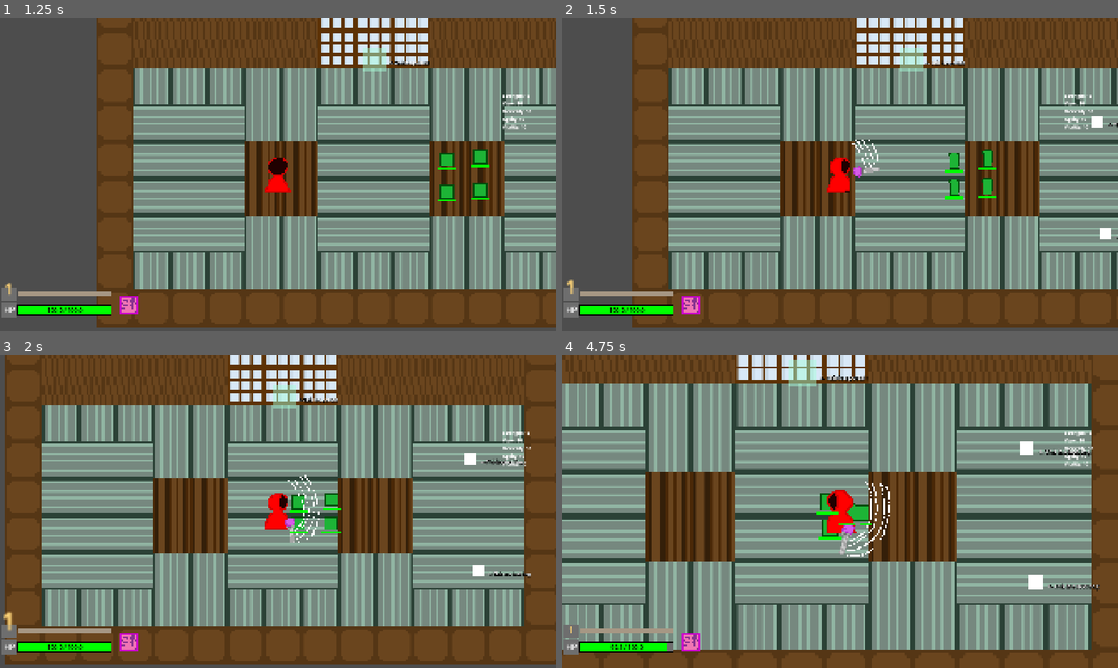
Above: before the commit, frames 1-4 (two rows, left to right).
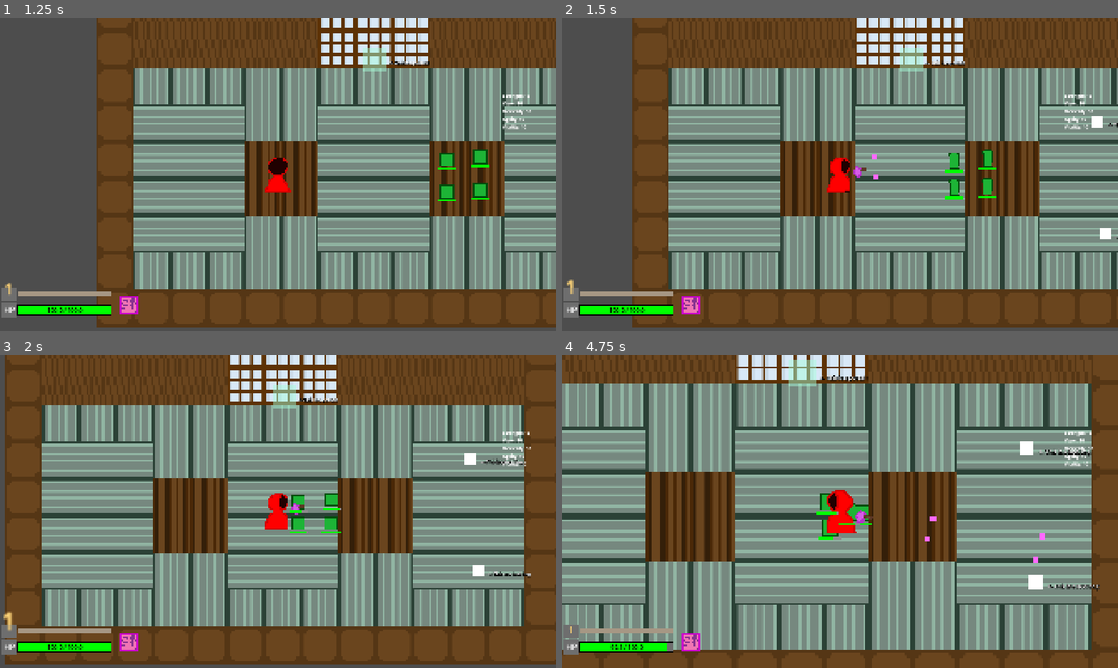
Above: after the commit, the same moments.

Repository: viggogoeth/NotMG
Game: Godot game, scene res://menus/main_menu.tscn
Same seed, same stepped clock (60 frames per second), same inputs: the game is played once before the commit and once after it.
Inputs (mouse positions are in pixels of both pictures, inside the frame that each line leads up to):
- Up to frame 1 (1.25 s): click "New Game" at 0.5 s
- Up to frame 2 (1.5 s): tap Enter at 1.25 s; move the mouse to (962, 158) at 1.27 s; press the mouse at (962, 158) at 1.28 s; hold D (move_right) from 1.28 s (still down)
- Up to frame 3 (2 s): keep holding D (move_right)
- Up to frame 4 (4.75 s): release D (move_right) at 2 s; release the mouse at (962, 495) at 2 s; drag from (728, 527) to (856, 502) at 2.02 s; move the mouse to (895, 442) at 2.77 s; hold D (move_right) 2.78-3.5 s; hold E (interact) 2.78-3.5 s; click (895, 442) at 3.05 s; drag from (812, 574) to (739, 511) at 3.52 s; move the mouse to (1006, 558) at 4.27 s; press the mouse at (1006, 558) at 4.28 s; hold A (move_left) from 4.28 s (still down); tap - (zoom_in) at 4.35 s

Frame 1 is identical in both runs. In frame 2, 0.2% of the frame differs, in the area x 52-58%, y 38-52%; in frame 3, 0.3%; in frame 4, 0.5%, in the area x 48-87%, y 40-67%.

Commit message:
Changed weapons to a double accept pattern on attacking

Diff:
--- a/drop_tables.gd
+++ b/drop_tables.gd
@@ -2,10 +2,11 @@
 
 var drop_tables = {
 	"slime_1": {
-		"wand": 0.30
+		"wood_wand": 0.3,
+		"copper_sword": 0.3,
 	},
 	"slime_boss": {
-		"staff_of_doom": 1.0
+		"staff": 1.0
 	}
 }
 
--- a/entities/characters/player.gd
+++ b/entities/characters/player.gd
@@ -65,17 +65,11 @@
 		var attack_cooldown = equipped_weapon.item_in_slot.base_attack_rate / ((stats.dexterity + 100.0) / 110.0)
 		$AttackTimer.wait_time = attack_cooldown
 		$AttackTimer.start()
-		_attack()
 		$MageHandSprite.play()
 		$MageHandSprite.show()
 		var weapon: WeaponData = equipped_weapon.item_in_slot
+		weapon.attack(self)
 		$MageHandSprite.speed_scale = 0.5 / attack_cooldown
-
-	if Input.is_action_just_released("main_attack"):
-		# TODO: stop animation only after the full animation played
-		$MageHandSprite.stop()
-		#await get_tree().create_timer(0.6).timeout # let magehand stay for a second
-		$MageHandSprite.hide()
 
 	if Input.is_action_just_pressed("dodge") and not dodging and can_dodge:
 		_dodge()
@@ -91,33 +85,6 @@
 	$DodgeCooldown.start()
 	$Hud.dodge_used()
 	$AnimatedSprite2D.modulate = Color(1.207, 0.212, 1.154, 1.0) # TODO: fix when sprite is changed
-
-func _attack() -> void:
-	var weapon = equipped_weapon.item_in_slot
-	if weapon.type == "sword":
-		_sword_attack()
-		return
-
-	var invert_projectile = false
-	for num_projectiles in weapon.projectiles_count:
-		var projectile = projectile_scene.instantiate()
-		projectile.damage = weapon.base_damage * (0.1 * stats.strength)
-		projectile.max_range = weapon.range * 100
-
-		var attack_direction = (get_global_mouse_position() - global_position).normalized()
-		projectile.direction = attack_direction
-		projectile.global_position = projectile_spawn.global_position
-
-		projectile.set_pattern(weapon.pattern)
-		projectile.inverted = invert_projectile
-		invert_projectile = not invert_projectile
-		get_owner().add_child(projectile)
-
-func _sword_attack() -> void:
-	var enemies_in_sword_range = $SwordHitbox.get_overlapping_bodies()
-	for enemy in enemies_in_sword_range:
-		if enemy.has_method("take_damage"):
-			enemy.take_damage(equipped_weapon.item_in_slot.base_damage)
 
 
 func _handle_animation_direction(velocity: Vector2) -> void:
@@ -194,16 +161,6 @@
 		_level_up()
 
 func update_mage_hand() -> void:
-	# if the direction is calculated based on the mage_hand position
-	#var abs_vec = abs(get_global_mouse_position() - global_position)
-	#$MageHandSprite.flip_v = abs_vec.x < 80 and abs_vec.y < 80
-	#if abs_vec.x < 80 and abs_vec.y < 80:
-	#	if $MageHandSprite.offset.y > 0:
-	#		$MageHandSprite.offset.y = -$MageHandSprite.offset.y
-	#else:
-	#	if $MageHandSprite.offset.y < 0:
-	#			$MageHandSprite.offset.y = -$MageHandSprite.offset.y
-
 	var direction = (get_global_mouse_position() - global_position).normalized()
 	$MageHandSprite.rotation = direction.angle() + PI / 2
 	$MageHandSprite.global_position = global_position + direction * 80
@@ -211,6 +168,11 @@
 	$SwordHitbox.global_position = $MageHandSprite.global_position
 	$SwordHitbox.rotation = $MageHandSprite.rotation
 
+	if direction.x < 0:
+		$MageHandSprite.flip_h = true
+	else:
+		$MageHandSprite.flip_h = false
+
 
 func _on_i_frame_timer_timeout() -> void:
 	can_take_damage = true
@@ -237,3 +199,42 @@
 	dodging = false
 	_overlapping_enemies_damage()
 	$AnimatedSprite2D.modulate = Config.player_color
+
+
+func _on_mage_hand_sprite_animation_finished() -> void:
+	$MageHandSprite.hide()
+
+
+# attacks
+
+func _attack_ranged(weapon: WeaponData, pattern: String, invert_pattern: bool = false) -> void:
+	var projectile = projectile_scene.instantiate()
+	projectile.damage = weapon.base_damage * (0.1 * stats.strength)
+	projectile.max_range = weapon.range * 100
+
+	var attack_direction = (get_global_mouse_position() - global_position).normalized()
+	projectile.direction = attack_direction
+	projectile.global_position = projectile_spawn.global_position
+
+	projectile.set_pattern(pattern)
+	projectile.inverted = invert_pattern
+	get_owner().add_child(projectile)
+
+func attack_staff(staff: StaffData) -> void:
+	print("Attacking with a staff")
+	$MageHandSprite.animation = "attack_up"
+	_attack_ranged(staff, "sine_pattern", false)
+	_attack_ranged(staff, "sine_pattern", true)
+
+func attack_wand(wand: WandData) -> void:
+	print("Attacking with a wand")
+	$MageHandSprite.animation = "attack_up"
+	_attack_ranged(wand, "homing_pattern")
+
+func attack_sword(sword: SwordData) -> void:
+	print("Attacking with a sword")
+	$MageHandSprite.animation = "attack_sword"
+	var enemies_in_sword_range = $SwordHitbox.get_overlapping_bodies()
+	for enemy in enemies_in_sword_range:
+		if enemy.has_method("take_damage"):
+			enemy.take_damage(equipped_weapon.item_in_slot.base_damage)
--- a/entities/characters/player.tscn
+++ b/entities/characters/player.tscn
@@ -2,7 +2,7 @@
 
 [ext_resource type="Script" uid="uid://ct5270d1hep3u" path="res://entities/characters/player.gd" id="1_o21vo"]
 [ext_resource type="Script" uid="uid://dcga17qy0qre6" path="res://entities/characters/player_stats.gd" id="2_8rlf6"]
-[ext_resource type="Resource" uid="uid://b7q66d3lk51ry" path="res://items/concrete_items/weapons/sword.tres" id="3_jq748"]
+[ext_resource type="Resource" uid="uid://c5eh8376wnjnk" path="res://items/concrete_items/weapons/wood_staff.tres" id="3_jq748"]
 [ext_resource type="Script" uid="uid://b7xlakifl5pew" path="res://items/slot_data.gd" id="5_noh6d"]
 [ext_resource type="Script" uid="uid://ds1f0nfr3slp0" path="res://items/inventory_data.gd" id="6_0s3p3"]
 [ext_resource type="Texture2D" uid="uid://cdiv30scc6k1" path="res://sprites/wizard/idle_back.png" id="6_bjbbu"]
@@ -569,9 +569,9 @@
 "duration": 1.0,
 "texture": SubResource("AtlasTexture_qwny2")
 }],
-"loop": true,
+"loop": false,
 "name": &"attack_sword",
-"speed": 20.0
+"speed": 40.0
 }, {
 "frames": [{
 "duration": 1.0,
@@ -592,7 +592,7 @@
 "duration": 1.0,
 "texture": SubResource("AtlasTexture_s521s")
 }],
-"loop": true,
+"loop": false,
 "name": &"attack_up",
 "speed": 12.0
 }]
@@ -630,7 +630,8 @@
 scale = Vector2(3, 3)
 sprite_frames = SubResource("SpriteFrames_y5erd")
 animation = &"attack_sword"
-frame_progress = 0.49444103
+frame = 8
+frame_progress = 1.0
 
 [node name="CollisionShape2D" type="CollisionShape2D" parent="." unique_id=1686537352]
 shape = SubResource("CapsuleShape2D_o21vo")
@@ -682,6 +683,7 @@
 rotation = 1.5707964
 shape = SubResource("CapsuleShape2D_jq748")
 
+[connection signal="animation_finished" from="MageHandSprite" to="." method="_on_mage_hand_sprite_animation_finished"]
 [connection signal="timeout" from="AttackTimer" to="." method="_on_attack_timer_timeout"]
 [connection signal="timeout" from="IFrameTimer" to="." method="_on_i_frame_timer_timeout"]
 [connection signal="timeout" from="DodgeTimer" to="." method="_on_dodge_timer_timeout"]
--- a/entities/projectiles/projectile.gd
+++ b/entities/projectiles/projectile.gd
@@ -18,7 +18,8 @@
 var straight_distance_traveled: float = 0.0
 
 func _ready() -> void:
-	$HomingRadius/CollisionShape2D.disabled = true
+	#$HomingRadius/CollisionShape2D.disabled = true
+	pass
 
 func _physics_process(delta: float) -> void:
 	time_elapsed += delta
@@ -35,7 +36,7 @@
 		$Pattern.set_script(SINE_PATTERN)
 	if pattern == "homing_pattern":
 		$Pattern.set_script(HOMING_PATTERN)
-		$HomingRadius/CollisionShape2D.enabled = true
+		#$HomingRadius/CollisionShape2D.disabled = false
 	if pattern == "straight_pattern":
 		$Pattern.set_script(STRAIGHT_PATTERN)
 
--- a/item_database.gd
+++ b/item_database.gd
@@ -3,7 +3,7 @@
 var items: Dictionary[String, ItemData] = {}
 
 func _ready() -> void:
-	_load_items("res://items/")
+	_load_items("res://items/concrete_items")
 	print("loaded items into ItemDatabase")
 	print(items)
 
--- /dev/null
+++ b/items/concrete_items/weapons/copper_sword.tres
@@ -0,0 +1,14 @@
+[gd_resource type="Resource" script_class="SwordData" format=3 uid="uid://dhayg8klujp56"]
+
+[ext_resource type="Script" uid="uid://dnqcgxvfqi1ds" path="res://items/types/weapons/sword_data.gd" id="1_rxxjb"]
+[ext_resource type="Texture2D" uid="uid://by8y7i4rvkksp" path="res://sprites/wizard/wizard_idle_side/wizard_idle_side2.png" id="2_4kmhm"]
+
+[resource]
+script = ExtResource("1_rxxjb")
+base_damage = 30.0
+base_attack_rate = 0.4
+range = 4.0
+item_id = "copper_sword"
+item_name = "Copper Sword"
+texture = ExtResource("2_4kmhm")
+metadata/_custom_type_script = "uid://dnqcgxvfqi1ds"
--- a/items/concrete_items/weapons/staff.tres
+++ /dev/null
@@ -1,17 +0,0 @@
-[gd_resource type="Resource" script_class="WeaponData" format=3 uid="uid://bkyv2bter0ugc"]
-
-[ext_resource type="Script" uid="uid://8wgunjpyurfa" path="res://items/weapon_data.gd" id="1_4051s"]
-[ext_resource type="Texture2D" uid="uid://cj74f3wctghpf" path="res://sprites/items/staff.png" id="2_vbwvr"]
-
-[resource]
-script = ExtResource("1_4051s")
-base_damage = 25.0
-base_attack_rate = 0.25
-projectiles_count = 2
-range = 8.0
-pattern = "sine_pattern"
-type = "staff"
-item_id = "staff"
-item_name = "Staff"
-texture = ExtResource("2_vbwvr")
-metadata/_custom_type_script = "uid://8wgunjpyurfa"
--- a/items/concrete_items/weapons/staff_of_doom.tres
+++ /dev/null
@@ -1,18 +0,0 @@
-[gd_resource type="Resource" script_class="WeaponData" format=3 uid="uid://bts4iomg62u2b"]
-
-[ext_resource type="Script" uid="uid://8wgunjpyurfa" path="res://items/weapon_data.gd" id="1_5hpyr"]
-[ext_resource type="Texture2D" uid="uid://cj74f3wctghpf" path="res://sprites/items/staff.png" id="2_dw4hk"]
-
-[resource]
-script = ExtResource("1_5hpyr")
-base_damage = 50.0
-base_attack_rate = 0.05
-projectiles_count = 2
-range = 20.0
-pattern = "sine_pattern"
-type = "staff"
-item_id = "staff_of_doom"
-item_name = "Staff of Doom"
-rarity = 5
-texture = ExtResource("2_dw4hk")
-metadata/_custom_type_script = "uid://8wgunjpyurfa"
--- a/items/concrete_items/weapons/sword.tres
+++ /dev/null
@@ -1,10 +0,0 @@
-[gd_resource type="Resource" script_class="WeaponData" format=3 uid="uid://b7q66d3lk51ry"]
-
-[ext_resource type="Script" uid="uid://8wgunjpyurfa" path="res://items/weapon_data.gd" id="1_olgsc"]
-
-[resource]
-script = ExtResource("1_olgsc")
-base_damage = 30.0
-base_attack_rate = 0.4
-type = "sword"
-metadata/_custom_type_script = "uid://8wgunjpyurfa"
--- a/items/concrete_items/weapons/wand.tres
+++ /dev/null
@@ -1,18 +0,0 @@
-[gd_resource type="Resource" script_class="WeaponData" format=3 uid="uid://ch0t2hr7uusqq"]
-
-[ext_resource type="Script" uid="uid://8wgunjpyurfa" path="res://items/weapon_data.gd" id="1_gfarn"]
-[ext_resource type="Texture2D" uid="uid://dkiw0pside6cw" path="res://sprites/items/wand.png" id="2_qiac2"]
-
-[resource]
-script = ExtResource("1_gfarn")
-base_damage = 25.0
-base_attack_rate = 0.1
-projectiles_count = 1
-range = 10.0
-pattern = "homing_pattern"
-type = "staff"
-item_id = "wand"
-item_name = "Wand"
-rarity = 3
-texture = ExtResource("2_qiac2")
-metadata/_custom_type_script = "uid://8wgunjpyurfa"
--- /dev/null
+++ b/items/concrete_items/weapons/wood_staff.tres
@@ -0,0 +1,14 @@
+[gd_resource type="Resource" script_class="StaffData" format=3 uid="uid://c5eh8376wnjnk"]
+
+[ext_resource type="Script" uid="uid://d2p6plbmjhe5p" path="res://items/types/weapons/staff_data.gd" id="1_ymnvl"]
+[ext_resource type="Texture2D" uid="uid://cj74f3wctghpf" path="res://sprites/items/staff.png" id="2_m8v36"]
+
+[resource]
+script = ExtResource("1_ymnvl")
+base_damage = 10.0
+base_attack_rate = 0.25
+range = 8.25
+item_id = "wood_staff"
+item_name = "Wood Staff"
+texture = ExtResource("2_m8v36")
+metadata/_custom_type_script = "uid://d2p6plbmjhe5p"
--- /dev/null
+++ b/items/concrete_items/weapons/wood_wand.tres
@@ -0,0 +1,15 @@
+[gd_resource type="Resource" script_class="WandData" format=3 uid="uid://b7f4ca5y6qn4e"]
+
+[ext_resource type="Script" uid="uid://dlwfy6gs7myl7" path="res://items/types/weapons/wand_data.gd" id="1_bcghn"]
+[ext_resource type="Texture2D" uid="uid://dkiw0pside6cw" path="res://sprites/items/wand.png" id="2_fm14s"]
+
+[resource]
+script = ExtResource("1_bcghn")
+base_damage = 15.0
+base_attack_rate = 0.2
+range = 11.0
+item_id = "wood_wand"
+item_name = "Wood Wand"
+rarity = 1
+texture = ExtResource("2_fm14s")
+metadata/_custom_type_script = "uid://dlwfy6gs7myl7"
--- /dev/null
+++ b/items/types/weapons/staff_data.gd
@@ -0,0 +1,10 @@
+class_name StaffData extends WeaponData
+
+const PROJECTILES: int = 2
+const pattern = "sine_pattern"
+
+func attack(attacking_player: Player) -> void:
+	attacking_player.attack_staff(self)
+
+func get_stats_text() -> String:
+	return "Damage: %.1f\nFire Rate: %.2f\nProjectiles: %d\nRange: %1.f" % [base_damage, base_attack_rate, PROJECTILES, range]
--- /dev/null
+++ b/items/types/weapons/sword_data.gd
@@ -0,0 +1,7 @@
+class_name SwordData extends WeaponData
+
+func attack(attacking_player: Player) -> void:
+	attacking_player.attack_sword(self)
+
+func get_stats_text() -> String:
+	return "Damage: %.1f\nFire Rate: %.2f\nRange: %1.f" % [base_damage, base_attack_rate, range]
--- /dev/null
+++ b/items/types/weapons/wand_data.gd
@@ -0,0 +1,9 @@
+class_name WandData extends WeaponData
+
+const PROJECTILES: int = 1
+
+func attack(attacking_player: Player) -> void:
+	attacking_player.attack_wand(self)
+
+func get_stats_text() -> String:
+	return "Damage: %.1f\nFire Rate: %.2f\nProjectiles: %d\nRange: %1.f" % [base_damage, base_attack_rate, PROJECTILES, range]
--- a/items/weapon_data.gd
+++ b/items/weapon_data.gd
@@ -2,10 +2,10 @@
 
 @export var base_damage: float
 @export var base_attack_rate: float
-@export var projectiles_count: int
 @export var range: float
-@export var pattern: String
-@export var type: String
 
 func get_stats_text() -> String:
-	return "Damage: %.1f\nFire Rate: %.2f\nProjectiles: %d\nRange: %1.f" % [base_damage, base_attack_rate, projectiles_count, range]
+	return ""
+
+func attack(attacking_player: Player) -> void:
+	print("'attack' not implemented for base class 'WeaponData'")
--- a/maps/base_map.gd
+++ b/maps/base_map.gd
@@ -23,10 +23,6 @@
 	_load_data()
 
 
-# Called every frame. 'delta' is the elapsed time since the previous frame.
-func _process(delta: float) -> void:
-	pass
-
 func _load_data() -> void:
 	var data = ResourceLoader.load("user://save_data.tres") as SaveData
 
--- a/maps/dojo_map.tscn
+++ b/maps/dojo_map.tscn
@@ -9,9 +9,8 @@
 [ext_resource type="PackedScene" uid="uid://dpbwv6xj5rys6" path="res://entities/loot_bag.tscn" id="8_dcwwk"]
 [ext_resource type="Script" uid="uid://b7xlakifl5pew" path="res://items/slot_data.gd" id="9_r2yfa"]
 [ext_resource type="PackedScene" uid="uid://cmi0lerhhabpo" path="res://hud.tscn" id="9_sw2mr"]
-[ext_resource type="Resource" uid="uid://bts4iomg62u2b" path="res://items/concrete_items/weapons/staff_of_doom.tres" id="10_fufcu"]
-[ext_resource type="Resource" uid="uid://ch0t2hr7uusqq" path="res://items/concrete_items/weapons/wand.tres" id="11_fufcu"]
-[ext_resource type="Resource" uid="uid://bkyv2bter0ugc" path="res://items/concrete_items/weapons/staff.tres" id="12_0nnwn"]
+[ext_resource type="Resource" uid="uid://b7f4ca5y6qn4e" path="res://items/concrete_items/weapons/wood_wand.tres" id="10_r2yfa"]
+[ext_resource type="Resource" uid="uid://dhayg8klujp56" path="res://items/concrete_items/weapons/copper_sword.tres" id="11_fufcu"]
 
 [sub_resource type="TileSetAtlasSource" id="TileSetAtlasSource_c8ogg"]
 texture = ExtResource("1_o2efn")
@@ -57,17 +56,12 @@
 
 [sub_resource type="Resource" id="Resource_fufcu"]
 script = ExtResource("9_r2yfa")
-item_in_slot = ExtResource("11_fufcu")
+item_in_slot = ExtResource("10_r2yfa")
 metadata/_custom_type_script = "uid://b7xlakifl5pew"
 
 [sub_resource type="Resource" id="Resource_0nnwn"]
 script = ExtResource("9_r2yfa")
-item_in_slot = ExtResource("12_0nnwn")
-metadata/_custom_type_script = "uid://b7xlakifl5pew"
-
-[sub_resource type="Resource" id="Resource_gil6c"]
-script = ExtResource("9_r2yfa")
-item_in_slot = ExtResource("10_fufcu")
+item_in_slot = ExtResource("11_fufcu")
 metadata/_custom_type_script = "uid://b7xlakifl5pew"
 
 [node name="DojoMap" type="Node" unique_id=1849988854 groups=["persistent"]]
@@ -109,8 +103,8 @@
 
 [node name="LootBag" parent="." unique_id=933105766 instance=ExtResource("8_dcwwk")]
 position = Vector2(1608, 443)
-slots_in_bag = Array[ExtResource("9_r2yfa")]([SubResource("Resource_fufcu"), SubResource("Resource_0nnwn"), null, null, null, null, null, null, null, null, null, null, null, null, null, null, null, null, null, null, null, null, null, null, null])
+slots_in_bag = Array[ExtResource("9_r2yfa")]([SubResource("Resource_fufcu"), null, null, null, null, null, null, null, null, null, null, null, null, null, null, null, null, null, null, null, null, null, null, null, null])
 
 [node name="LootBag2" parent="." unique_id=1226001785 instance=ExtResource("8_dcwwk")]
 position = Vector2(1633, 830)
-slots_in_bag = Array[ExtResource("9_r2yfa")]([SubResource("Resource_gil6c"), null, null, null, null, null, null, null, null, null, null, null, null, null, null, null, null, null, null, null, null, null, null, null, null])
+slots_in_bag = Array[ExtResource("9_r2yfa")]([SubResource("Resource_0nnwn"), null, null, null, null, null, null, null, null, null, null, null, null, null, null, null, null, null, null, null, null, null, null, null, null])
--- a/menus/inventory_menu.tscn
+++ b/menus/inventory_menu.tscn
@@ -2,12 +2,14 @@
 
 [ext_resource type="Script" uid="uid://mp0cglnq0q01" path="res://menus/inventory_menu.gd" id="1_0fdhb"]
 [ext_resource type="PackedScene" uid="uid://c4inr5avwh4ge" path="res://items/item.tscn" id="2_rfwhd"]
-[ext_resource type="Resource" uid="uid://bkyv2bter0ugc" path="res://items/concrete_items/weapons/staff.tres" id="3_w616q"]
 [ext_resource type="Script" uid="uid://b7xlakifl5pew" path="res://items/slot_data.gd" id="4_dfwsl"]
+
+[sub_resource type="Resource" id="Resource_rfwhd"]
+metadata/__load_path__ = "res://items/concrete_items/weapons/staff.tres"
 
 [sub_resource type="Resource" id="Resource_e0cb0"]
 script = ExtResource("4_dfwsl")
-item_in_slot = ExtResource("3_w616q")
+item_in_slot = SubResource("Resource_rfwhd")
 metadata/_custom_type_script = "uid://b7xlakifl5pew"
 
 [node name="InventoryMenu" type="CanvasLayer" unique_id=335479412 groups=["menu"]]
--- a/menus/loot_bag_menu.tscn
+++ b/menus/loot_bag_menu.tscn
@@ -2,12 +2,14 @@
 
 [ext_resource type="Script" uid="uid://3j2pd48gklak" path="res://menus/loot_bag_menu.gd" id="1_11svx"]
 [ext_resource type="PackedScene" uid="uid://c4inr5avwh4ge" path="res://items/item.tscn" id="2_lelhl"]
-[ext_resource type="Resource" uid="uid://bkyv2bter0ugc" path="res://items/concrete_items/weapons/staff.tres" id="3_0k1gt"]
 [ext_resource type="Script" uid="uid://b7xlakifl5pew" path="res://items/slot_data.gd" id="4_e5lyh"]
+
+[sub_resource type="Resource" id="Resource_0gqyg"]
+metadata/__load_path__ = "res://items/concrete_items/weapons/staff.tres"
 
 [sub_resource type="Resource" id="Resource_exv0h"]
 script = ExtResource("4_e5lyh")
-item_in_slot = ExtResource("3_0k1gt")
+item_in_slot = SubResource("Resource_0gqyg")
 metadata/_custom_type_script = "uid://b7xlakifl5pew"
 
 [node name="LootBagMenu" type="CanvasLayer" unique_id=1073904386 groups=["loot_bag_menu"]]
Not shown, added: items/types/weapons/staff_data.gd.uid
Not shown, added: items/types/weapons/sword_data.gd.uid
Not shown, added: items/types/weapons/wand_data.gd.uid
